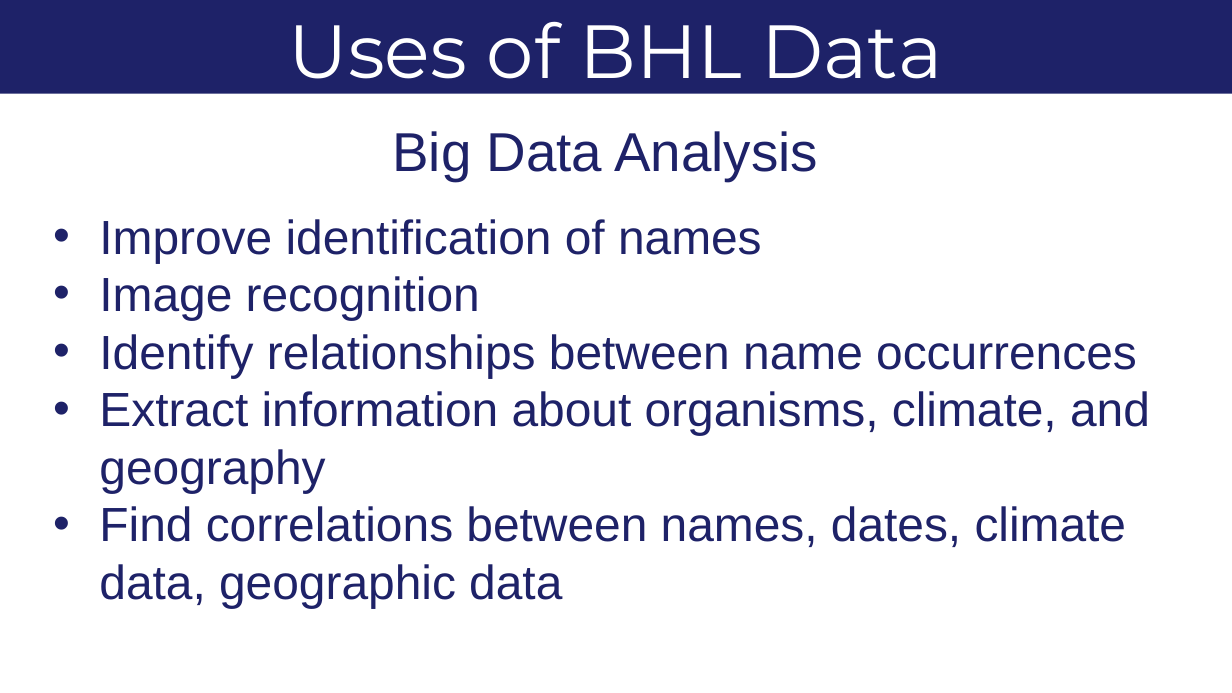
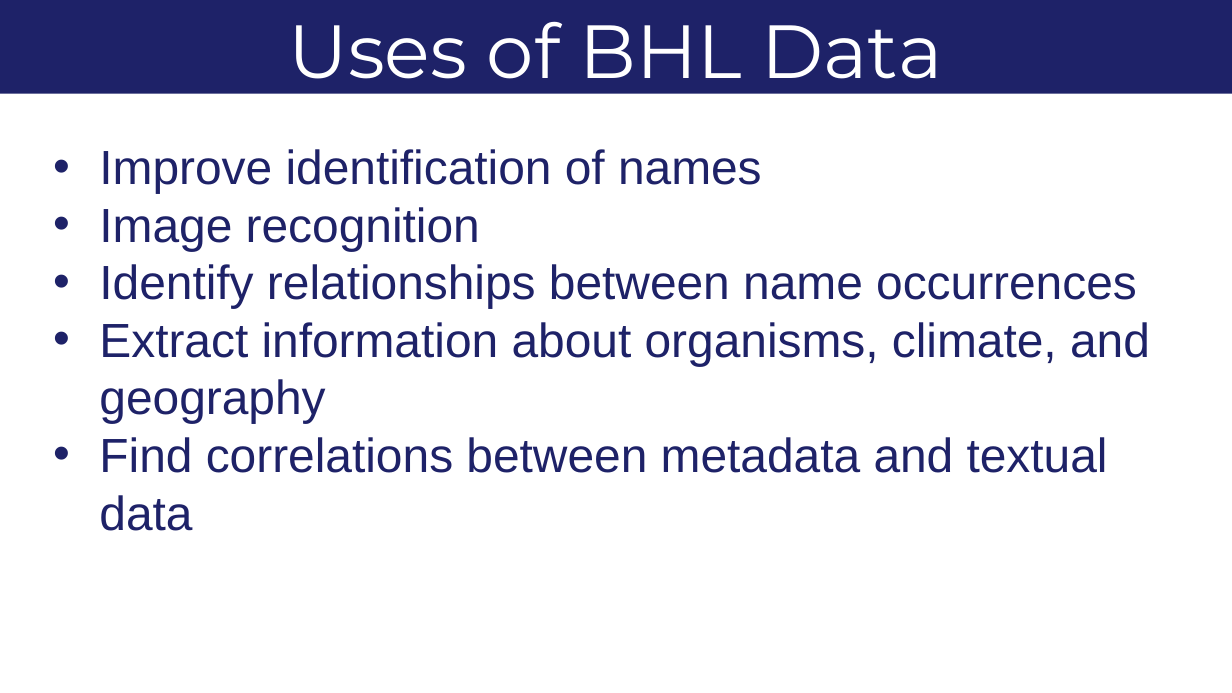
Before and after one commit to mlichtenberg/TDWG17, a slide deck: slide 17 of BallroomA_Wednesday_1100_Lichtenberg/BallroomA_Wednesday_1100_Lichtenberg.pptx. Drawn at 1232x693 pixels with LibreOffice and Linux fonts; fonts in the diff are those of the drawing; background and template pictures are left out. Boxes give left, top, right and bottom in pixels: in the first picture for what was removed or moved away, otherwise in the second. Text is boxed around its words. In the diff, an @@ line names an element or a change of style, - is before the commit and + after.

```diff
--- a/BallroomA_Wednesday_1100_Lichtenberg/BallroomA_Wednesday_1100_Lichtenberg.pptx
+++ b/BallroomA_Wednesday_1100_Lichtenberg/BallroomA_Wednesday_1100_Lichtenberg.pptx
@@ text at (392, 131, 818, 181): paragraph removed @@
-Big Data Analysis
@@ text at (99, 437, 1108, 531): text changed @@
-• Find correlations between names, dates, climate data, geographic data
+• Find correlations between metadata and textual data
```
Also in this commit, not shown: 2 other slides changed.
